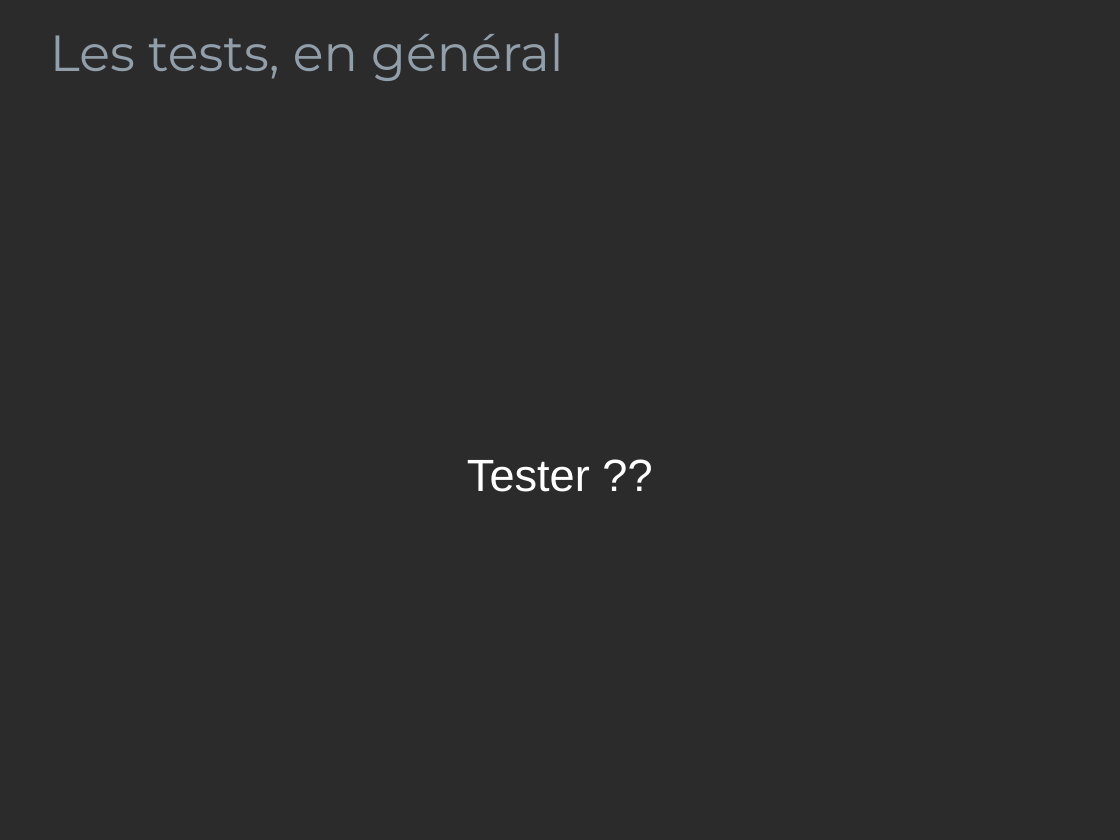
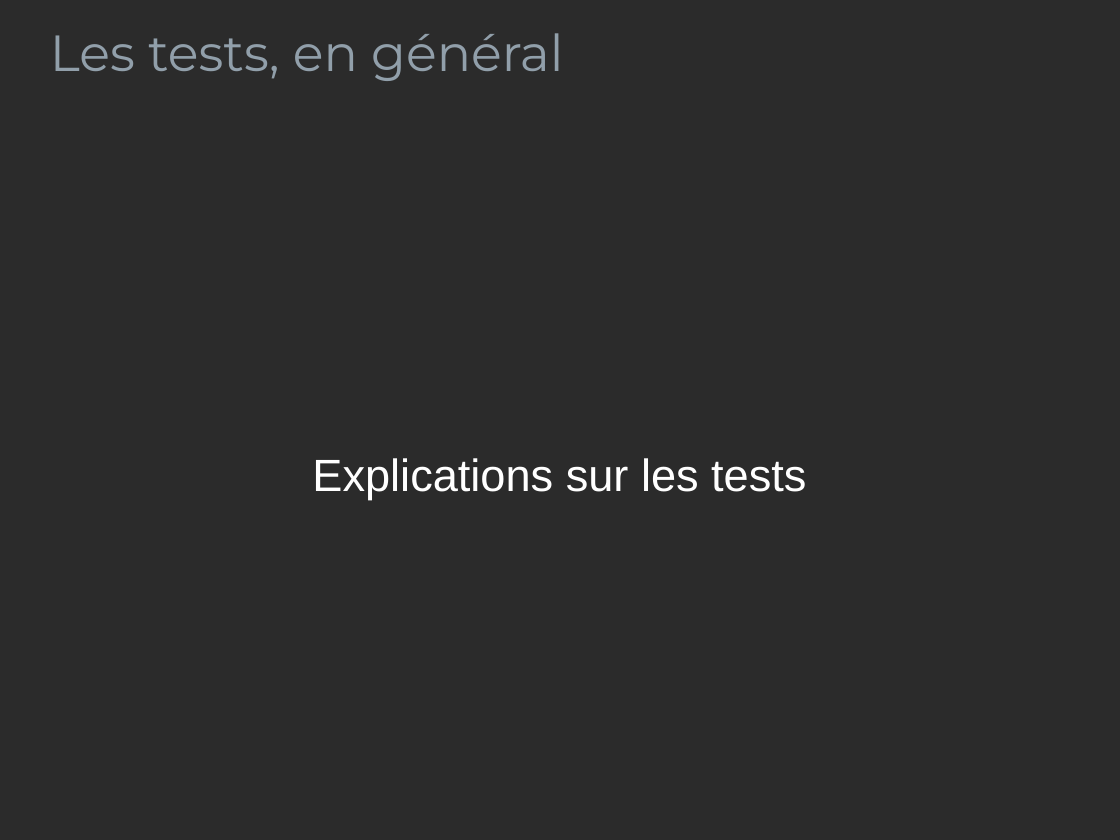
Before and after one commit to pbreault/TestsOnAndroid, a slide deck: slide 8 of Presentation.odp (slide 7 before the commit). Drawn at 1120x840 pixels with LibreOffice and Linux fonts; fonts in the diff are those of the drawing; background and template pictures are left out; a plain dark background stands for a picture behind light text. Boxes give left, top, right and bottom in pixels: in the first picture for what was removed or moved away, otherwise in the second. Text is boxed around its words. In the diff, an @@ line names an element or a change of style, - is before the commit and + after.

```diff
--- a/Presentation.odp
+++ b/Presentation.odp
@@ subtitle at [312, 458, 806, 500]: text changed @@
-Tester ??
+Explications sur les tests
```
Also in this commit, not shown: 1 other slide changed, 13 slides added, 13 slides removed, 5 other files.
